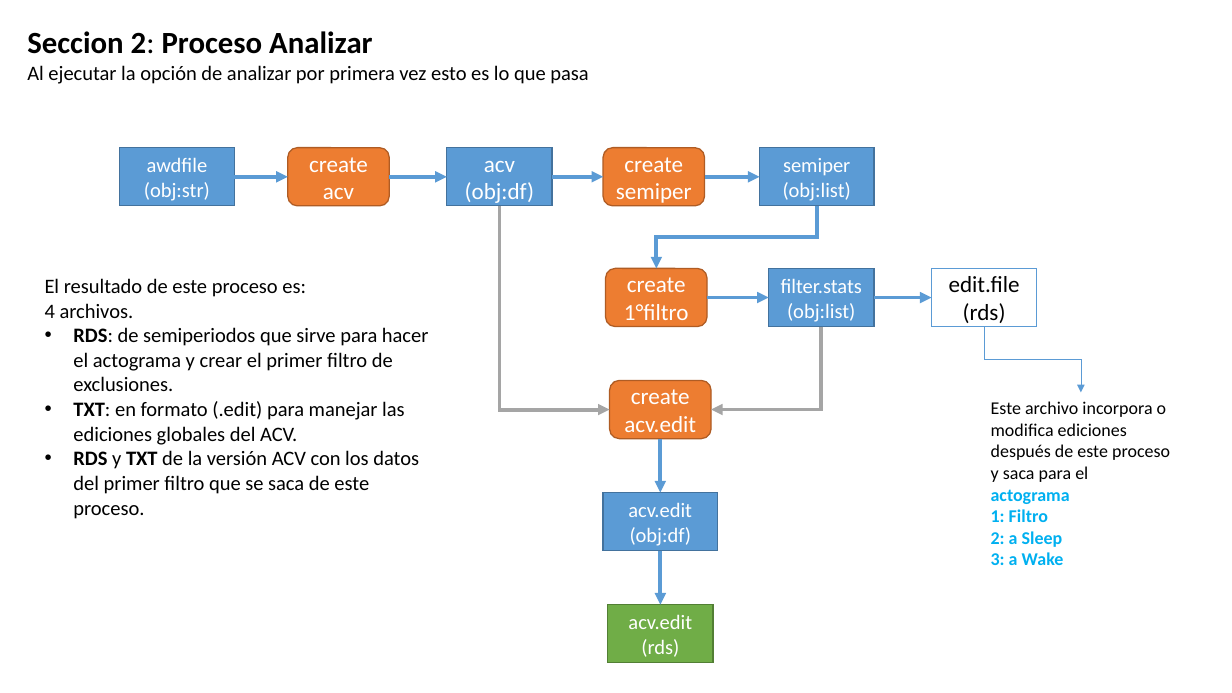
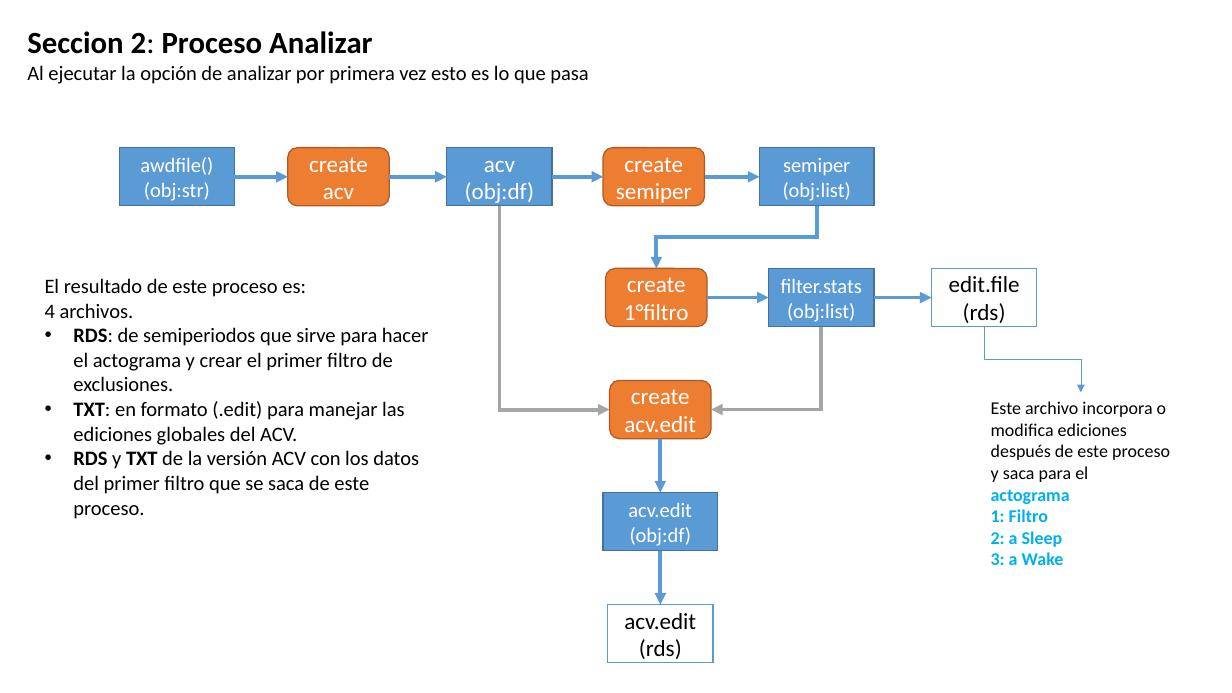
Before and after one commit to olitroski/Actigrafia, a slide deck: slide 6 of flujo edicion.pptx (slide 7 before the commit). Drawn at 1232x693 pixels with LibreOffice and Linux fonts; fonts in the diff are those of the drawing. Boxes give left, top, right and bottom in pixels: in the first picture for what was removed or moved away, otherwise in the second. Text is boxed around its words. In the diff, an @@ line names an element or a change of style, - is before the commit and + after.

```diff
--- a/flujo edicion.pptx
+++ b/flujo edicion.pptx
@@ text in rectangle at (140, 157, 213, 175): text changed @@
-awdfile
+awdfile()
@@ rectangle "acv.edit" at (608, 604, 714, 663): size 16 to 18 pt, text colour #FFFFFF to #000000; fill #70AD47 to #FFFFFF; outline #538035 1 pt to #5B9BD5 1 pt @@
```
Also in this commit, not shown: 4 other slides changed, 1 slide added, 20 other files.
